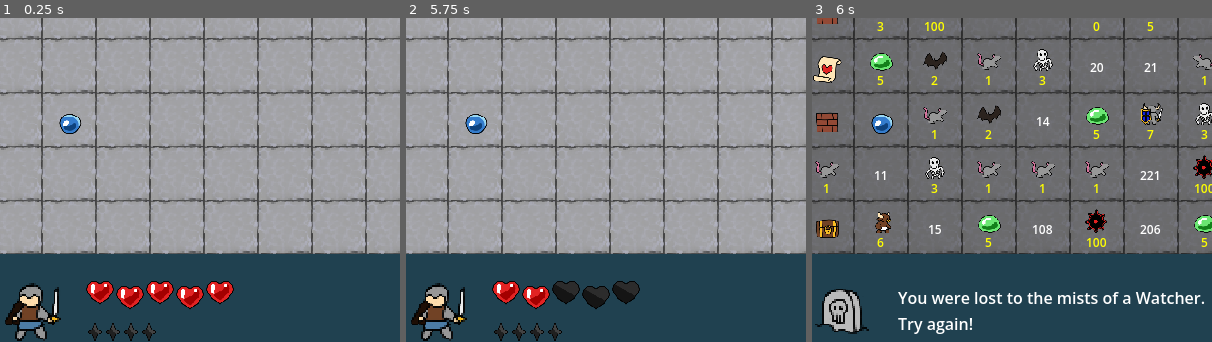
Above: before the commit, frames 1-3 (left to right).
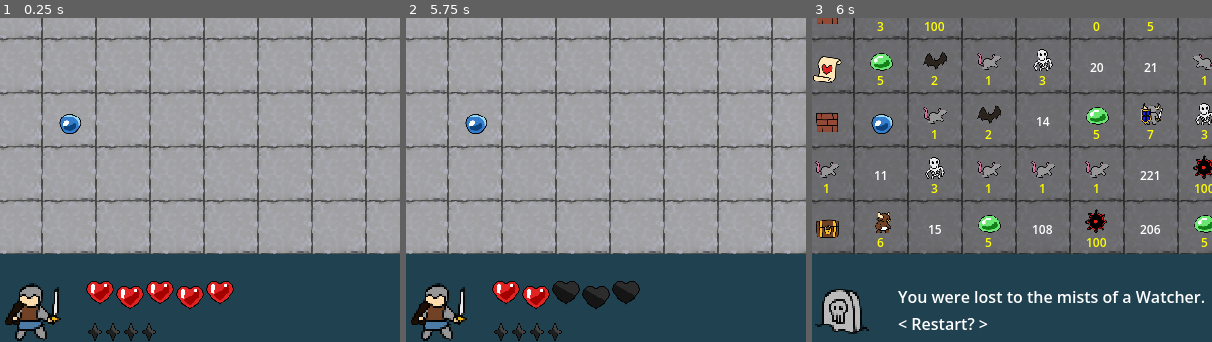
Above: after the commit, the same moments.

Repository: roarosa/dragonsweeper
Game: Godot game, scene res://root.tscn
Two runs of this game, one before a commit and one after it. Both use one fixed random seed, a clock stepped at 60 frames per second and the inputs below.
Inputs (mouse positions are % of the whole screen's width and height, from its top left):
- Up to frame 1 (0.25 s): no input
- Up to frame 2 (5.75 s): click (92, 92) at 0.5 s; click (92, 92) at 1.25 s; click (92, 92) at 2 s; tap Enter at 2.75, 4.25 s; drag from (10, 4) to (60, 28) at 2.77 s; tap Space at 3.5, 5 s; drag from (16, 4) to (45, 70) at 3.52 s; move the mouse to (23, 4) at 4.27 s; hold Right mouse button (right_click) 4.28-5 s; click (23, 4) at 4.55 s; drag from (30, 4) to (20, 35) at 5.02 s
- Up to frame 3 (6 s): tap Enter at 5.75 s; drag from (37, 4) to (55, 50) at 5.77 s
The pictures show only the part of the screen within x 14-64%, y 47-97%; the shares and areas given below are measured in that part.

Frames 1-2 are identical in both runs. In frame 3, 1.5% of the frame differs, in the area x 21-98%, y 84-98%.

Commit message:
Restart button

Diff:
--- a/root.tscn
+++ b/root.tscn
@@ -510,7 +510,24 @@
 texture = SubResource("AtlasTexture_huihk")
 stretch_mode = 4
 
+[node name="GameOverBar" type="VBoxContainer" parent="UIRoot/HUD/HBoxContainer" unique_id=1939690983]
+unique_name_in_owner = true
+visible = false
+layout_mode = 2
+size_flags_horizontal = 3
+alignment = 1
+
+[node name="Message" type="Label" parent="UIRoot/HUD/HBoxContainer/GameOverBar" unique_id=961253784]
+unique_name_in_owner = true
+layout_mode = 2
+text = "Game over message"
+
+[node name="RestartButton" type="Label" parent="UIRoot/HUD/HBoxContainer/GameOverBar" unique_id=192479675]
+layout_mode = 2
+text = "< Restart? >"
+
 [node name="StatusContainer" type="VBoxContainer" parent="UIRoot/HUD/HBoxContainer" unique_id=1515175555]
+unique_name_in_owner = true
 layout_mode = 2
 size_flags_horizontal = 3
 theme_override_constants/separation = 10
@@ -812,11 +829,6 @@
 layout_mode = 2
 texture = SubResource("AtlasTexture_qw60f")
 expand_mode = 1
-
-[node name="LossMessage" type="Label" parent="UIRoot/HUD/HBoxContainer/StatusContainer" unique_id=961253784]
-unique_name_in_owner = true
-visible = false
-layout_mode = 2
 
 [node name="Monsternomicon" type="TextureButton" parent="UIRoot/HUD/HBoxContainer" unique_id=618783401]
 custom_minimum_size = Vector2(70, 0)
--- a/scripts/hud.gd
+++ b/scripts/hud.gd
@@ -2,6 +2,7 @@
 extends Node
 
 signal level_up_pressed
+signal restart_pressed
 var _hearts: Array[TextureRect] = []
 var _experience_slots: Array[TextureRect] = []
 var _hero_state: HERO_STATE = HERO_STATE.NORMAL
@@ -17,6 +18,8 @@
 func _ready() -> void:
   _hearts.assign(%HealthContainer.find_children("*", "TextureRect"))
   _experience_slots.assign(%ExperienceContainer.find_children("*", "TextureRect"))
+  %PlayerIcon.gui_input.connect(_on_PlayerIcon_gui_input)
+  %GameOverBar.gui_input.connect(_on_GameOverBar_gui_input)
 
 
 func _get_loss_message(cell_data: CellData, grid: GameState.GridState) -> String:
@@ -60,15 +63,21 @@
 
 
 func show_loss(grid: GameState.GridState, killed_by: Vector2i) -> void:
-  %HealthContainer.visible = false
-  %ExperienceContainer.visible = false
-  %LossMessage.visible = true
-  %LossMessage.text = _get_loss_message(grid.get_cell(killed_by), grid) + "\nTry again!"
+  %StatusContainer.visible = false
+  %GameOverBar.visible = true
+  %Message.text = _get_loss_message(grid.get_cell(killed_by), grid)
 
 
 func show_win() -> void:
-  %HealthContainer.visible = false
-  %ExperienceContainer.visible = false
+  %StatusContainer.visible = false
+  %GameOverBar.visible = true
+  %Message.text = "You won!"
+
+
+func reset() -> void:
+  %StatusContainer.visible = true
+  %GameOverBar.visible = false
+  _hero_state = HERO_STATE.NORMAL
 
 
 func update_health(health: int, max_health: int) -> void:
@@ -115,9 +124,17 @@
       %PlayerIcon.texture = Sprites.get_sprite("hero")
 
 
-func _gui_input(event: InputEvent) -> void:
+func _on_PlayerIcon_gui_input(event: InputEvent) -> void:
   if event.is_action_pressed("left_click"):
     if _hero_state == HERO_STATE.LEVEL_UP:
       level_up_pressed.emit()
     else:
       print("No level up!")
+
+
+func _on_GameOverBar_gui_input(event: InputEvent) -> void:
+  if event.is_action_pressed("left_click"):
+    if _hero_state == HERO_STATE.VICTORY or _hero_state == HERO_STATE.DEAD:
+      restart_pressed.emit()
+    else:
+      print("No restart!")
--- a/scripts/root.gd
+++ b/scripts/root.gd
@@ -4,16 +4,11 @@
 
 
 func _ready() -> void:
-  state_manager.generate_state()
-  %Grid.populate_grid(state_manager.game_state.grid)
   %Grid.cell_clicked.connect(_on_cell_clicked)
-
-  var player = state_manager.game_state.player
-  %HUD.update_health(player.current_health, player.max_health())
-  %HUD.update_experience(player.current_experience, player.next_level_experience())
   %HUD.level_up_pressed.connect(_on_level_up_pressed)
-
+  %HUD.restart_pressed.connect(_restart_game)
   %GuessPopup.guess_selected.connect(_on_guess_selected)
+  _start_game()
 
 
 func _on_cell_clicked(location: Vector2i) -> void:
@@ -32,6 +27,23 @@
     %HUD.update_health(state_manager.game_state.player.current_health, state_manager.game_state.player.max_health())
     %HUD.update_experience(state_manager.game_state.player.current_experience, state_manager.game_state.player.next_level_experience())
     _update_hero_state()
+
+
+func _restart_game() -> void:
+  %WinScreenClear.visible = false
+  %WinScreen.visible = false
+  %Grid.clear_grid()
+  %HUD.reset()
+  _start_game()
+
+
+func _start_game() -> void:
+  state_manager.generate_state()
+  %Grid.populate_grid(state_manager.game_state.grid)
+  var player = state_manager.game_state.player
+  %HUD.update_health(player.current_health, player.max_health())
+  %HUD.update_experience(player.current_experience, player.next_level_experience())
+  _update_hero_state()
 
 
 func _handle_events(events: Array[StateEvent]) -> void:
